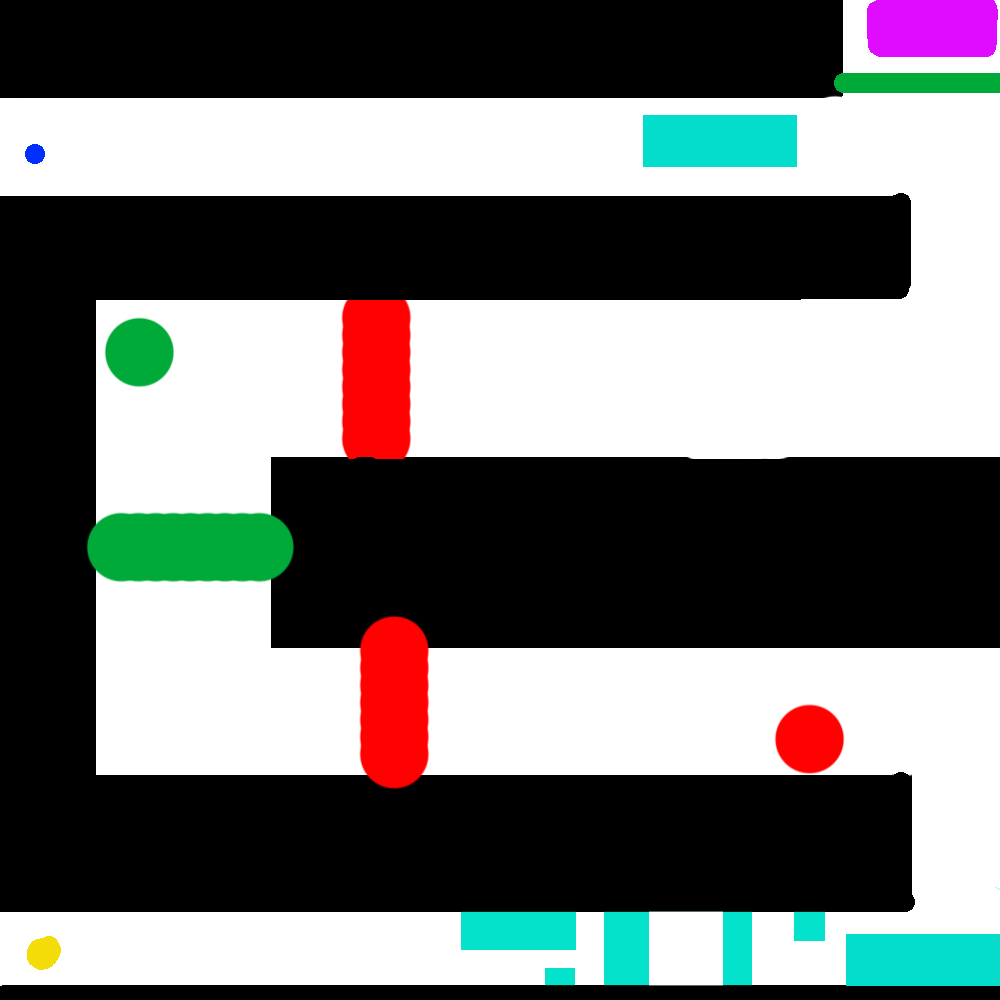
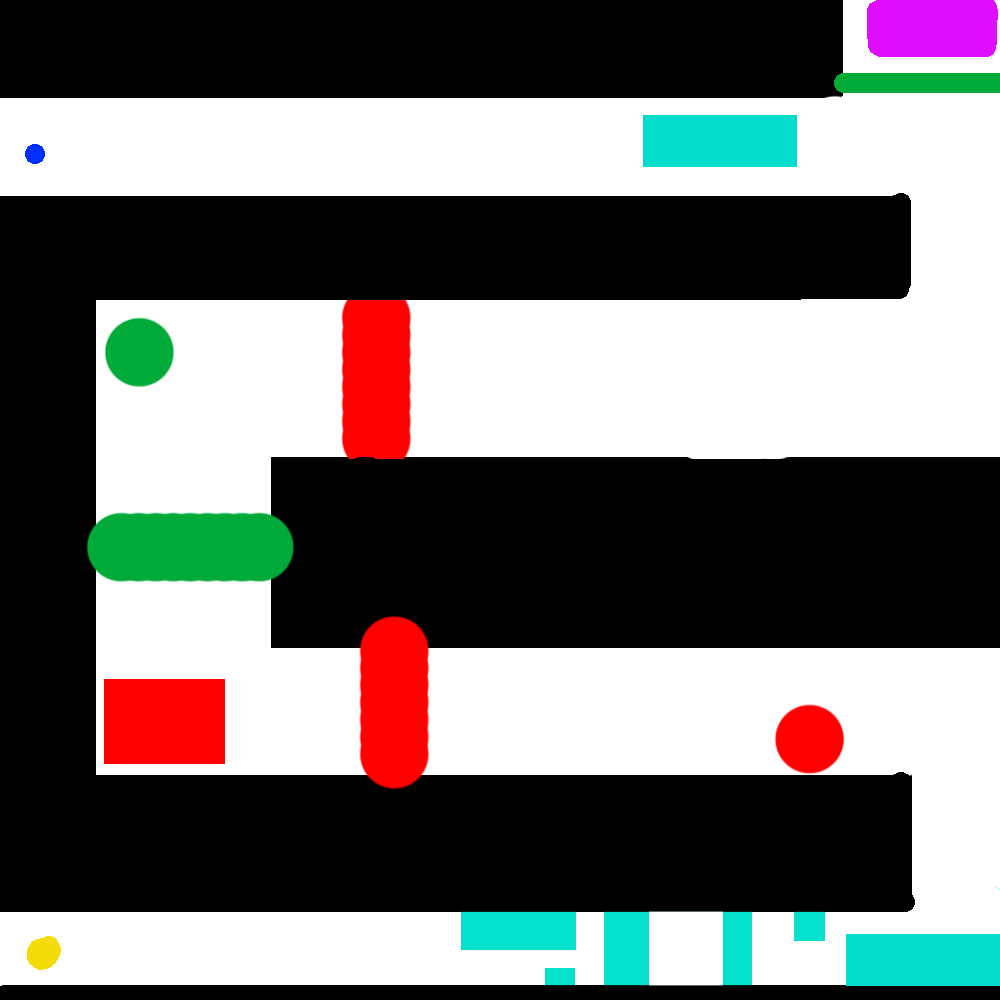
Revision of a layered 1000 × 1000 image; what changed, layer by layer:
added layer "Layer 1 copy" above "Layer 1" over [left=104, top=679, right=225, bottom=764]
added layer "Layer 1" above "Background" over [left=104, top=679, right=225, bottom=764]
added layer "Background" over [left=104, top=679, right=225, bottom=764]
